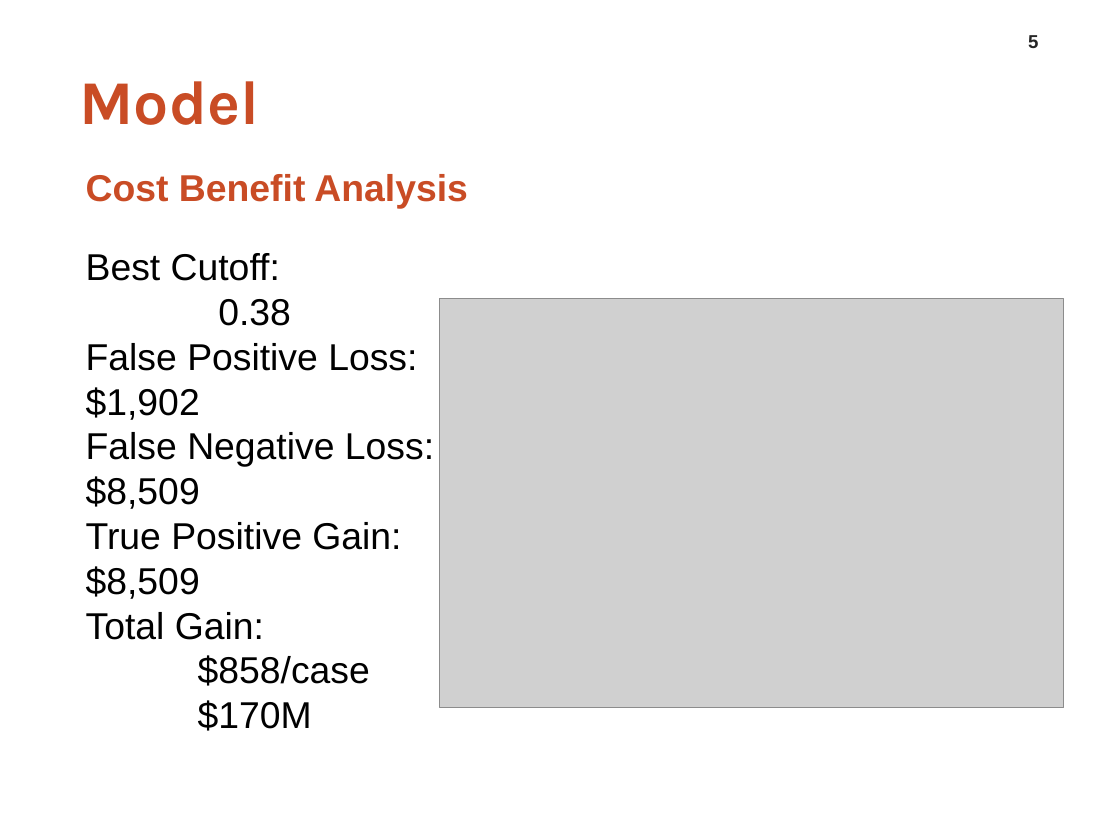
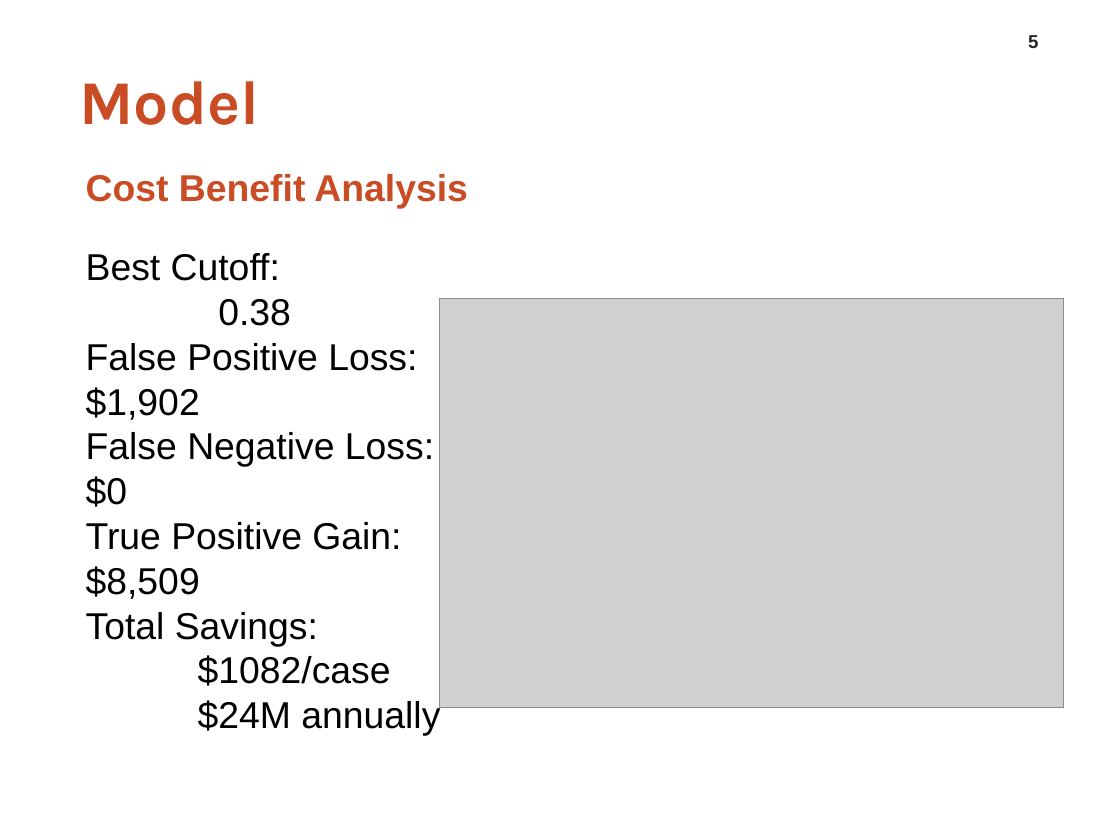
Before and after one commit to leo2506/metis-work, a slide deck: slide 5 of Project 3/Slides/Good or Bad Loans.pptx. Drawn at 1120x840 pixels with LibreOffice and Linux fonts; fonts in the diff are those of the drawing; grey boxes stand for pictures; background and template pictures are left out. Boxes give left, top, right and bottom in pixels: in the first picture for what was removed or moved away, otherwise in the second. Text is boxed around its words. In the diff, an @@ line names an element or a change of style, - is before the commit and + after.

```diff
--- a/Project 3/Slides/Good or Bad Loans.pptx
+++ b/Project 3/Slides/Good or Bad Loans.pptx
@@ text at (86, 432, 434, 507): text changed @@
-False Negative Loss: $8,509
+False Negative Loss: $0
@@ text at (86, 612, 440, 736): text changed @@
-Total Gain:
-$858/case
-$170M
+Total Savings:
+$1082/case
+$24M annually
```
Also in this commit, not shown: 2 other slides changed, 1 slide added, 9 other files.
